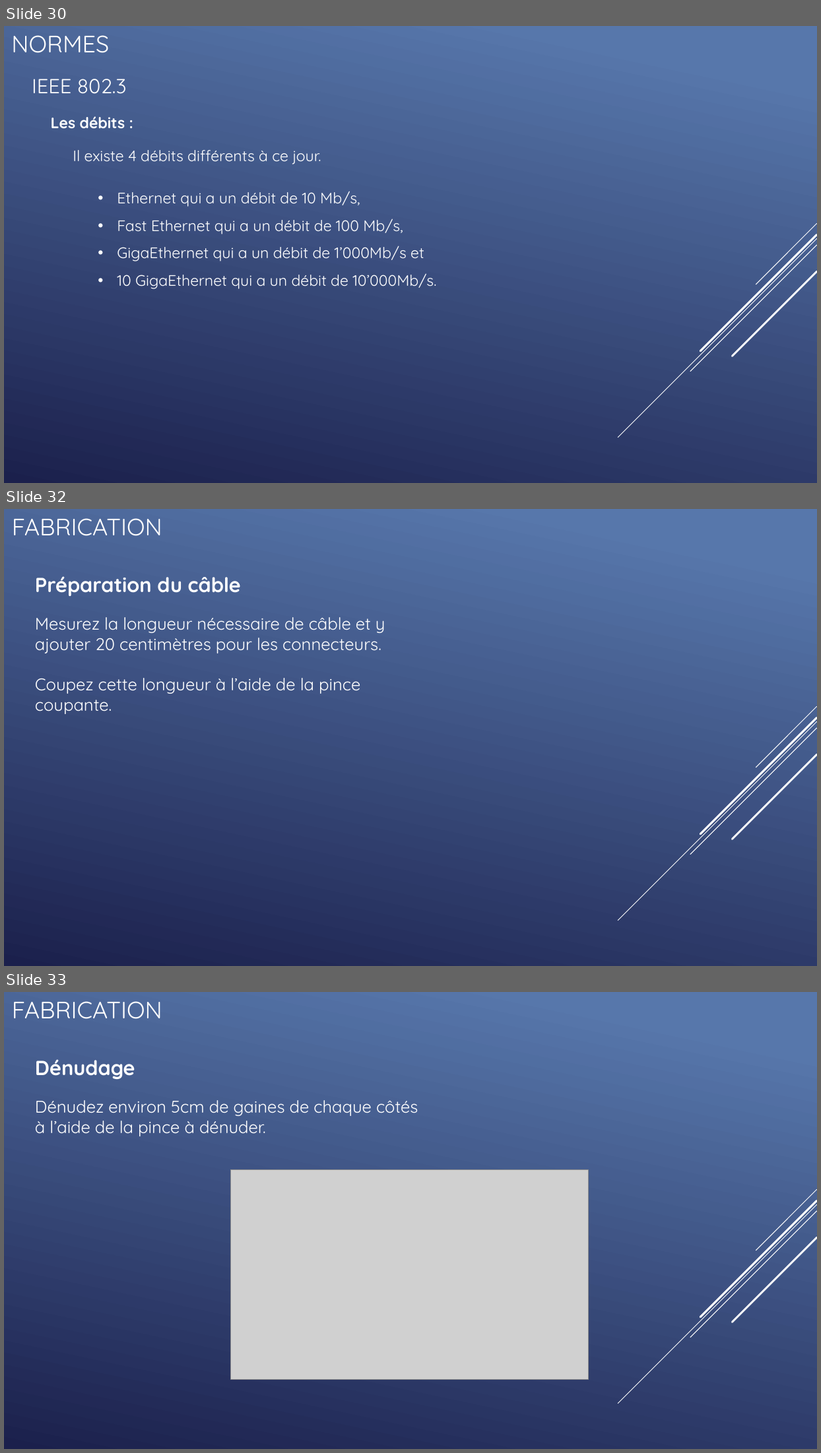
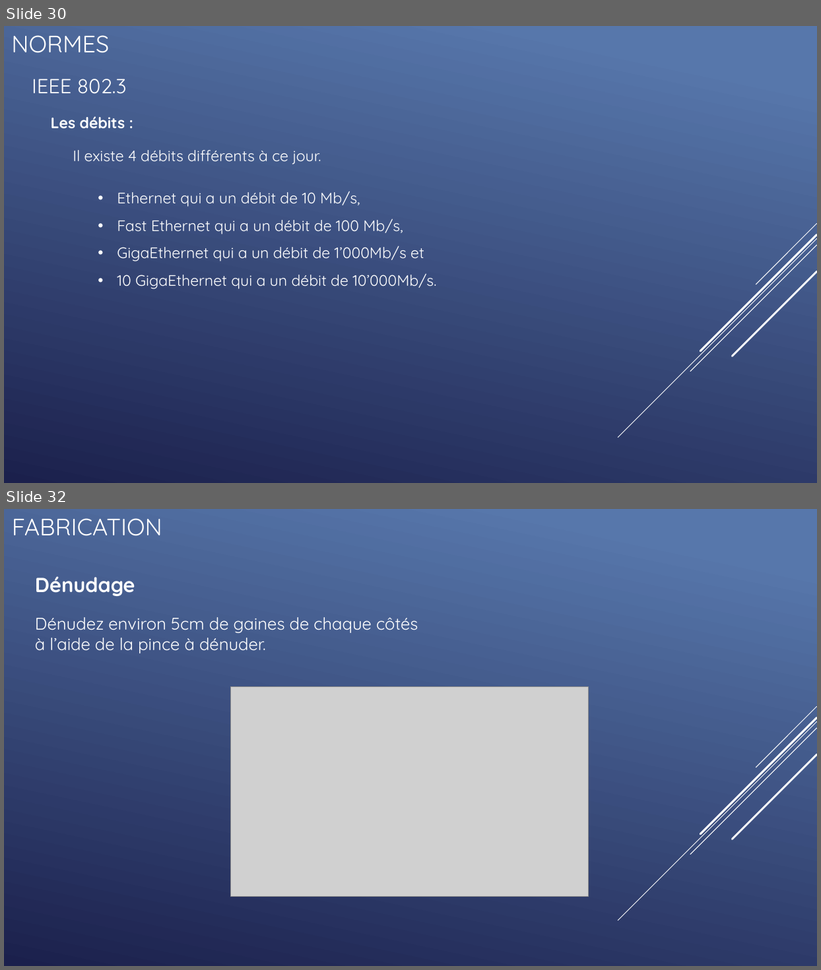
Before and after one commit to QuentinKrg/M214-Ethernet, a slide deck: Module 214 - Fabrication_Ethernet.pptx. Shown one above the other, each under a label of ours: slides 30, 32 and 33 before the commit, slides 30 and 32 after it; the slides between them are not shown. The pictures are 821x1453 and 821x970 pixels, drawn with LibreOffice and Linux fonts; fonts in the diff are those of the drawing; grey boxes stand for pictures. Boxes give left, top, right and bottom in pixels: in the first picture for what was removed or moved away, otherwise in the second. Text is boxed around its words. In the diff, an @@ line names an element or a change of style, - is before the commit and + after.

```diff
--- a/Module 214 - Fabrication_Ethernet.pptx
+++ b/Module 214 - Fabrication_Ethernet.pptx
@@ slide 32 removed at <box>4,509,817,966</box>, background gradient #5877AB to #1C204D; not listed: 5 template elements that a slide beside it also shows @@
@@ title removed at <box>12,518,162,536</box> @@
-FABRICATION
@@ text removed at <box>35,576,241,596</box> @@
-Préparation du câble
@@ text removed at <box>35,617,385,714</box> @@
-Mesurez la longueur nécessaire de câble et y ajouter 20 centimètres pour les connecteurs.
-Coupez cette longueur à l’aide de la pince coupante.
@@ what was slide 33 is now slide 32 @@
```
Also in this commit, not shown: 5 slides changed.
